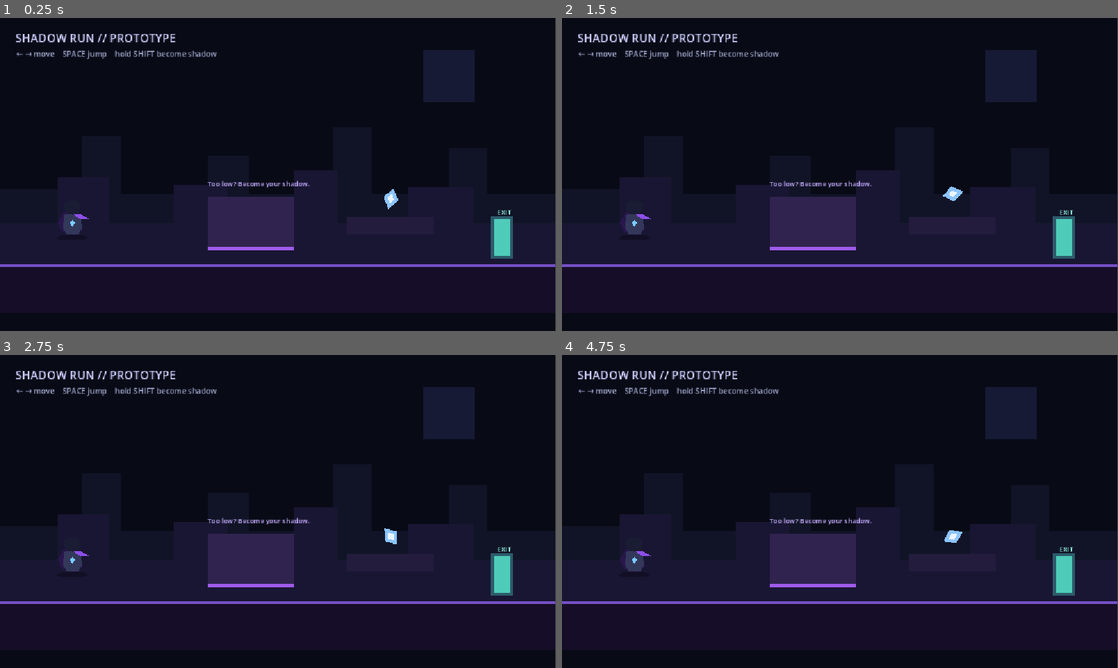
Above: before the commit, frames 1-4 (two rows, left to right).
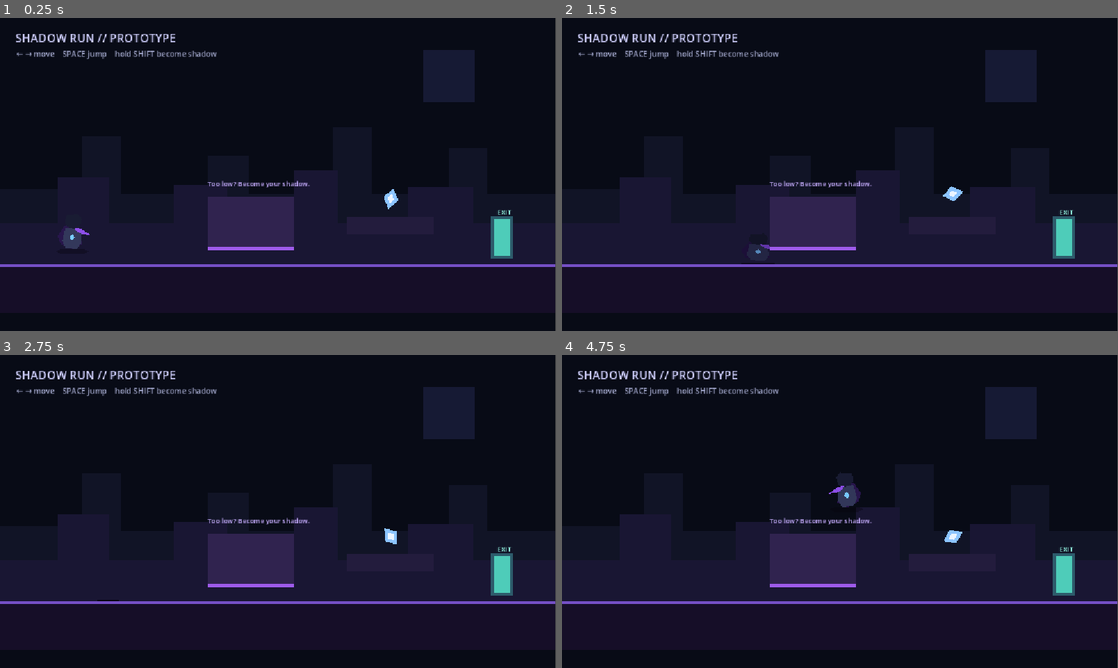
Above: after the commit, the same moments.

Repository: Yass29/shadow-run
Game: Godot game, scene res://level1.tscn
Two runs of this game, one before a commit and one after it. Both use one fixed random seed, a clock stepped at 60 frames per second and the inputs below.
Inputs:
- Up to frame 1 (0.25 s): no input
- Up to frame 2 (1.5 s): tap Enter (ui_accept) at 0.5, 0.77 s; hold Shift 0.53-1.28 s; hold Right (ui_right) from 0.53 s (still down); tap Shift at 1.35 s
- Up to frame 3 (2.75 s): tap Enter (ui_accept) at 1.52 s; release Right (ui_right) at 2.03 s; hold Left (ui_left) from 2.03 s (still down); hold Shift from 2.03 s (still down)
- Up to frame 4 (4.75 s): release Left (ui_left) at 2.78 s; release Shift at 2.78 s; hold Right (ui_right) 2.78-4.28 s; tap Shift at 2.85, 4.35 s; tap Enter (ui_accept) at 3.02, 3.77, 4.52 s; hold Shift 3.53-4.28 s; hold Left (ui_left) from 4.28 s (still down)

The runs differ from the first frame. In frame 1, 0.4% of the frame differs, in the area x 10-17%, y 62-74%; in frame 2, 0.3%; in frame 3, 0.3%; in frame 4, 0.6%, in the area x 10-54%, y 37-70%.
Error before the commit: Parse Error: Cannot call on an expression. Use ".call()" if it's a Callable. (res://player.gd:70)

Commit message:
Fix duplicate is_on_floor call

Diff:
--- a/player.gd
+++ b/player.gd
@@ -67,7 +67,7 @@
 	floor_shadow.scale = floor_shadow.scale.lerp(Vector2.ONE, min(delta * 10.0, 1.0))
 	floor_shadow.modulate.a = lerpf(floor_shadow.modulate.a, 0.35, min(delta * 10.0, 1.0))
 
-	var moving: bool = abs(direction) > 0.01 and is_on_floor()()
+	var moving: bool = abs(direction) > 0.01 and is_on_floor()
 	var bob := sin(anim_time * 12.0) * 2.2 if moving else sin(anim_time * 3.0) * 1.0
 	body.position.y = lerpf(body.position.y, bob, min(delta * 14.0, 1.0))
 
